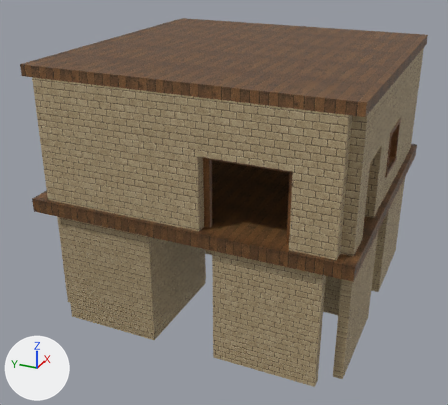
A saved change to the FBX model Assets/Models/Walls/Livingroom_Base_Z.fbx.
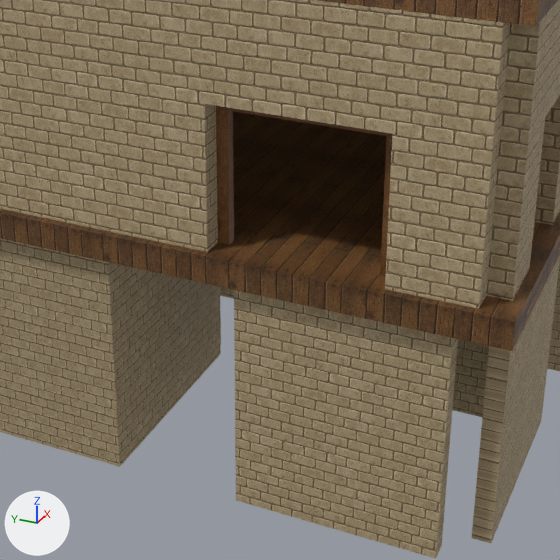
Each version appears first whole from a camera (50 mm lens) standing at (-17.55, -7.14, 7.42) and looking at (-0.68, 0.45, -1.01), and next in a close-up on the part from 21% to 84% of the width and 26% to 96% of the height. The lights are fixed; the arrows at lower left show +X, +Y and +Z. The older version's two pictures come first. Where no turn or scale is listed for an object, it has been applied to the vertices. Vertices at exactly the same position are counted once.

Names of what the first close-up shows: 'Livingroom_Base_Z'.
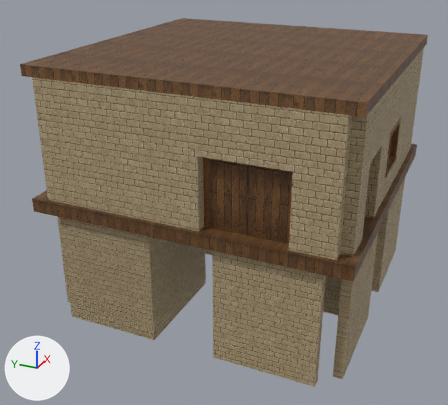
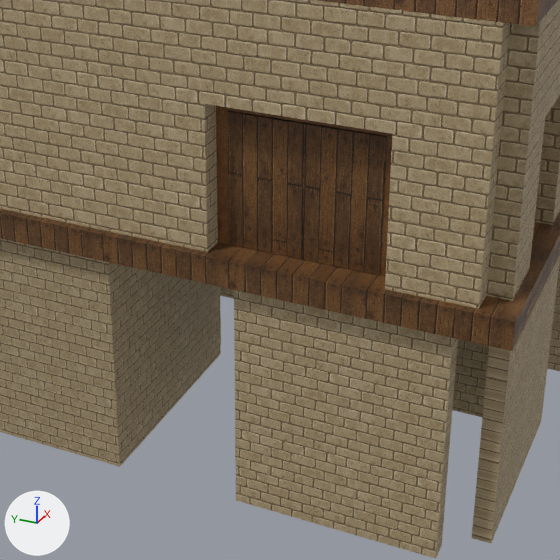
Where the change shows, as pixel boxes (x1, y1, x2, y2) in the close-ups (560 x 560 px):
part 1 of me_livingroom_base_z_003, added (brown)
    after: (228, 111, 387, 275)

What changed in the scene script:
```text
Change me_livingroom_base_z_003:
    used by ob_livingroom_base_z; location = (0.0, 0.0, 0.0)
    remove me_livingroom_base_z_003.from_pydata(...)  # 1425 vertices, 1319 faces; spans x -4.75..4.75, y -4.75..4.75, z -4.0..3.9
    add me_livingroom_base_z_003.from_pydata(...)  # 3005 vertices, 2855 faces; spans x -4.75..4.75, y -4.75..4.75, z -4.0..3.9
    me_livingroom_base_z_003 part 1: 556 vertices added at x -4.34..-4.07, y -2.9..-0.74, z 0.01..1.9
    other edits to the shape of me_livingroom_base_z_003 do not show in these pictures
```
